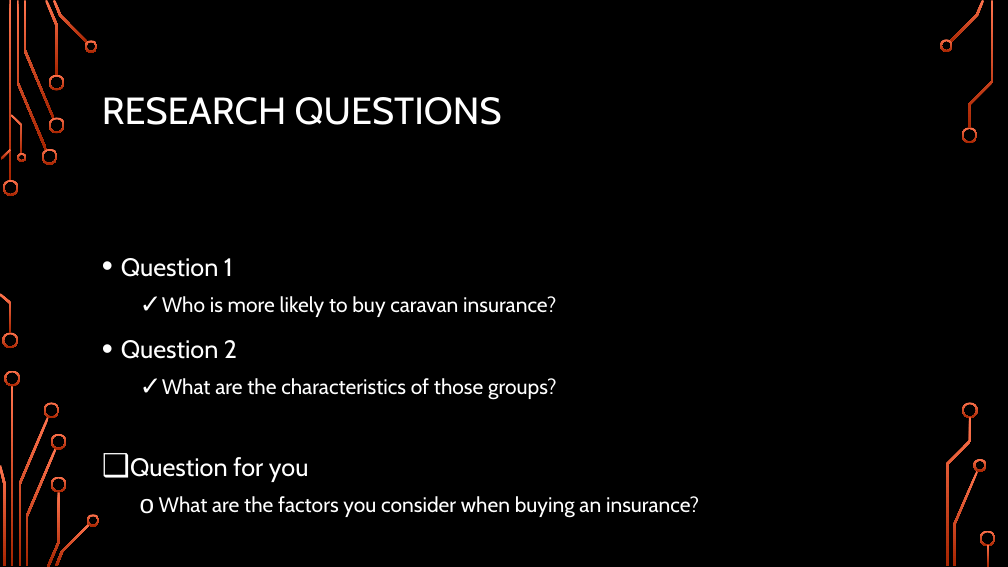
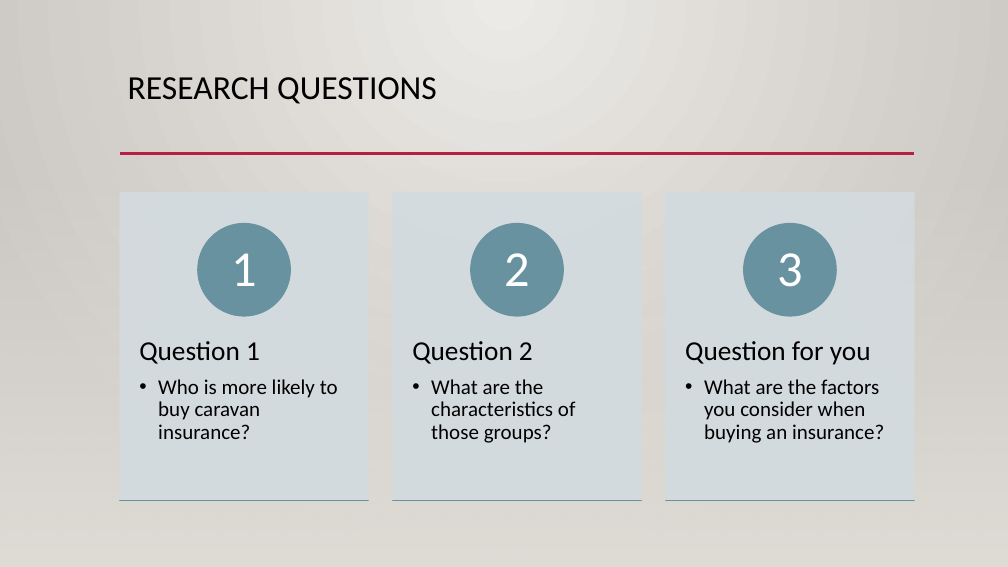
Before and after one commit to karimkhamwani/data-mining, a slide deck: slide 3 of Caravan.pptx (slide 2 before the commit). Drawn at 1008x567 pixels with LibreOffice and Linux fonts; fonts in the diff are those of the drawing; background and template pictures are left out. Boxes give left, top, right and bottom in pixels: in the first picture for what was removed or moved away, otherwise in the second. Text is boxed around its words. In the diff, an @@ line names an element or a change of style, - is before the commit and + after.

```diff
--- a/Caravan.pptx
+++ b/Caravan.pptx
@@ background picture (left out) to gradient #ECEAE7 to #CAC7C1 @@
@@ rectangle added at bbox=[0, 0, 1008, 567], fill gradient #ECEAE7 to #CAC7C1 @@
@@ title "RESEARCH QUESTIONS": place and size @@
-title "RESEARCH QUESTIONS" at bbox=[102, 97, 502, 125]
+title "RESEARCH QUESTIONS" at bbox=[128, 77, 437, 104]
@@ title "RESEARCH QUESTIONS" at bbox=[128, 77, 437, 104]: size 36 to 32 pt, font Cabin to Calibri, text colour #FFFFFF to #000000; vertical alignment middle to top @@
@@ rectangle added at bbox=[0, 167, 1008, 507], fill gradient #DFDBD5 @@
@@ rectangle added at bbox=[0, 167, 1008, 567], fill gradient #DFDBD5 @@
@@ line added from (120, 153) to (915, 153), #B71E42 2.5 pt @@
@@ line added from (120, 154) to (914, 154), #B71E42 2.5 pt @@
@@ text removed at bbox=[121, 258, 699, 518] @@
-• Question 1
-  ✓ Who is more likely to buy caravan insurance?
-• Question 2
-  ✓ What are the characteristics of those groups?
-❑ Question for you
-  o What are the factors you consider when buying an insurance?
@@ line added from (0, 507) to (1008, 507), #000001 1 pt @@
@@ group added at bbox=[120, 193, 914, 501]: 6 rectangles, 6 texts, 3 ellipses @@
+Question 1
+  • Who is more likely to buy caravan insurance?
+1
+Question 2
+  • What are the characteristics of those groups?
+2
+Question for you
+  • What are the factors you consider when buying an insurance?
+3
@@ group removed at bbox=[0, 0, 996, 567]: 33 freeform shapes, 3 rectangles @@
```
Also in this commit, not shown: 11 other slides changed, 1 slide added, 1 slide removed, 1 other file.
